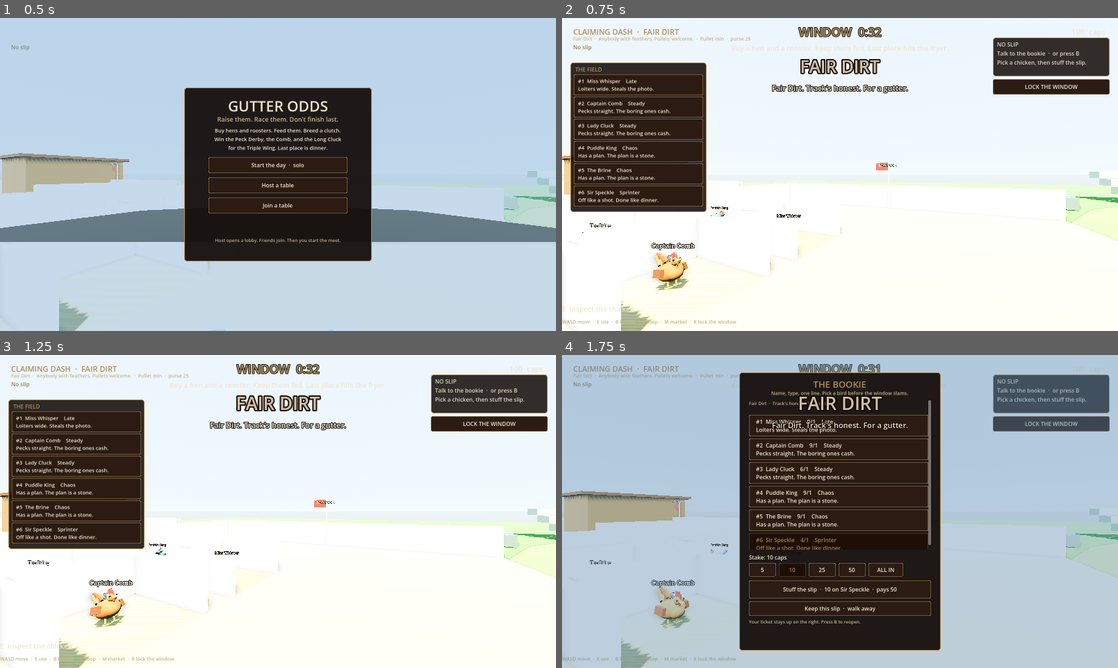
Above: before the commit, frames 1-4 (two rows, left to right).
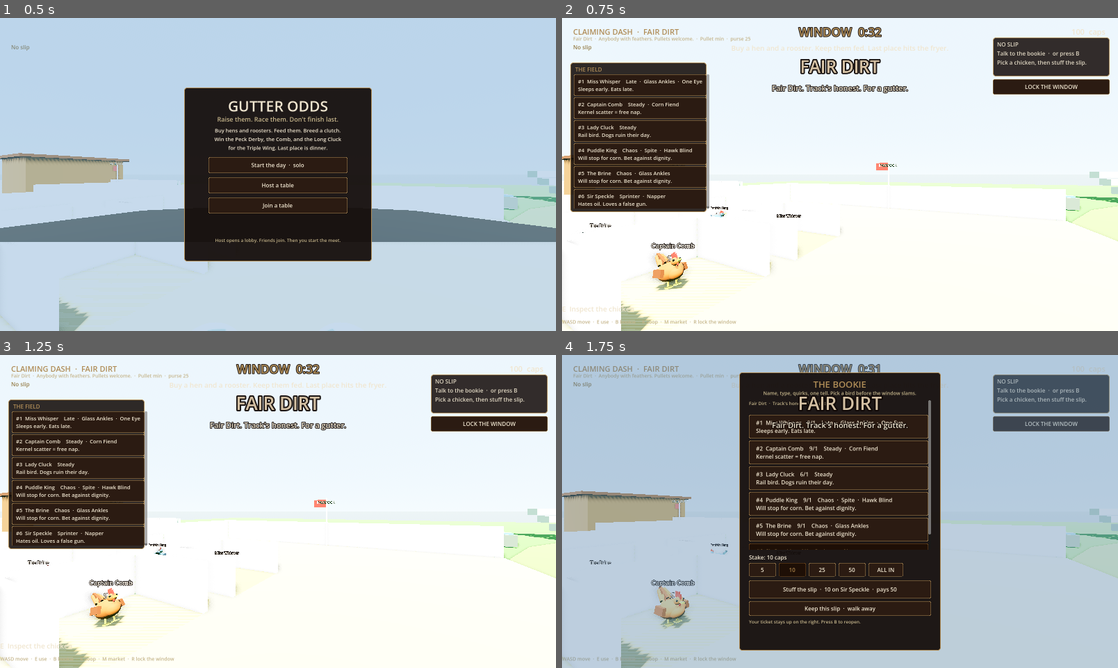
Above: after the commit, the same moments.

Repository: toadbros/gutter-odds
Game: Godot game, scene res://scenes/main.tscn
Two runs of this game, one before a commit and one after it. Both use one fixed random seed, a clock stepped at 60 frames per second and the inputs below.
Inputs (mouse positions are in pixels of both pictures, inside the frame that each line leads up to):
- Up to frame 1 (0.5 s): no input
- Up to frame 2 (0.75 s): click "Start the day · solo" at 0.5 s
- Up to frame 3 (1.25 s): no input
- Up to frame 4 (1.75 s): click (639, 533) at 1.25 s, where only the run before the commit has a clickable "#6 Sir Speckle Sprinter Off l…"

Frame 1 is identical in both runs. In frame 2, 3.3% of the frame differs, in the area x 2-27%, y 18-61%; in frame 3, 3.3%; in frame 4, 3.8%, in the area x 33-67%, y 11-63%.

Commit message:
W2-T1: Trait x event tells on the OPEN bet card.
Each field row keeps name + archetype + up to two quirks, then one locked chemistry/default tell so the funny match is obvious before the gun.

Co-authored-by: toadbros <toadbros@users.noreply.github.com>

Diff:
--- a/scripts/chicken_stock.gd
+++ b/scripts/chicken_stock.gd
@@ -239,6 +239,20 @@
 	return _bird_traits(bird).has(trait_id)
 
 
+static func quirk_names(bird) -> PackedStringArray:
+	var out: PackedStringArray = []
+	var ids := _bird_traits(bird)
+	for i in mini(ids.size(), 2):
+		var label := trait_name(ids[i])
+		if not label.is_empty():
+			out.append(label)
+	return out
+
+
+static func quirk_line(bird) -> String:
+	return "  ·  ".join(quirk_names(bird))
+
+
 static func trait_summary(bird) -> String:
 	var ids := _bird_traits(bird)
 	if ids.is_empty():
--- a/scripts/hud.gd
+++ b/scripts/hud.gd
@@ -543,10 +543,10 @@
 			i + 1,
 			snail.display_name,
 			snail.odds_text(),
-			snail.archetype_name(),
-			snail.archetype_line(),
+			snail.bet_card_title(),
+			snail.card_tell(),
 		]
-		row.custom_minimum_size = Vector2(500, 62)
+		row.custom_minimum_size = Vector2(500, 68)
 		row.alignment = HORIZONTAL_ALIGNMENT_LEFT
 		_style_button(row)
 		var idx: int = i
@@ -582,10 +582,10 @@
 		row.text = "#%d  %s    %s\n%s" % [
 			i + 1,
 			snail.display_name,
-			snail.archetype_name(),
-			snail.archetype_line(),
+			snail.bet_card_title(),
+			snail.card_tell(),
 		]
-		row.custom_minimum_size = Vector2(360, 56)
+		row.custom_minimum_size = Vector2(360, 62)
 		row.alignment = HORIZONTAL_ALIGNMENT_LEFT
 		_style_button(row)
 		row.add_theme_font_size_override("font_size", 15)
@@ -1185,7 +1185,7 @@
 	title.offset_top = 16
 	title.offset_bottom = 52
 	title.horizontal_alignment = HORIZONTAL_ALIGNMENT_CENTER
-	var hint := _label(panel, "Name, type, one line. Pick a bird before the window slams.", 14, Vector2(24, 52), MUTED)
+	var hint := _label(panel, "Name, type, quirks, one tell. Pick a bird before the window slams.", 14, Vector2(24, 52), MUTED)
 	hint.set_anchors_preset(Control.PRESET_TOP_WIDE)
 	hint.offset_left = 24
 	hint.offset_right = -24
--- a/scripts/main.gd
+++ b/scripts/main.gd
@@ -17,6 +17,9 @@
 		return
 	if OS.get_cmdline_user_args().has("--feel-smoke"):
 		_run_feel_smoke()
+		return
+	if OS.get_cmdline_user_args().has("--tell-smoke"):
+		_run_tell_smoke()
 		return
 	_run_headless_smoke()
 
@@ -83,6 +86,7 @@
 			return
 		if cards.n == 0:
 			_print_bet_card_smoke()
+			_print_tell_card_smoke()
 		if cards.n >= 5:
 			return
 		get_tree().create_timer(0.12).timeout.connect(func() -> void:
@@ -170,17 +174,23 @@
 		var snail: Snail = manager.field[i]
 		var arch := snail.archetype_name()
 		var line := snail.archetype_line()
+		var tell := snail.card_tell()
+		var card := snail.bet_card_text()
 		var payload := snail.to_field_payload()
 		print(
 			"SMOKE: betcard=", i + 1,
 			" name=", snail.display_name,
 			" arch=", arch,
 			" line=", line,
+			" tell=", tell,
+			" quirks=", snail.quirk_line(),
 			" odds=", snail.odds_text(),
 			" payload_arch=", int(payload.get("archetype", -1))
 		)
 		if snail.display_name.is_empty() or line.is_empty() or not allowed.has(arch):
 			push_error("SMOKE: unreadable bet card #%d" % (i + 1))
+		if tell.is_empty() or not card.contains(arch) or not card.contains(tell):
+			push_error("SMOKE: missing T4/T1 card text #%d" % (i + 1))
 		if int(payload.get("archetype", -1)) != int(snail.archetype):
 			push_error("SMOKE: field payload drifted on #%d" % (i + 1))
 		seen[arch] = true
@@ -203,6 +213,115 @@
 		if hud.has_method("close_panels"):
 			hud.call("close_panels")
 	print("SMOKE: bet cards readable. types=", seen.keys())
+
+
+func _run_tell_smoke() -> void:
+	_assert_tell_copy()
+	Game.phase_changed.connect(func(phase: Game.Phase) -> void:
+		print("SMOKE: tell phase=", phase)
+		if phase != Game.Phase.OPEN:
+			return
+		_print_tell_card_smoke()
+		get_tree().quit()
+	)
+	await get_tree().process_frame
+	await get_tree().process_frame
+	Game.begin_night()
+
+
+func _print_tell_card_smoke() -> void:
+	var manager := get_tree().get_first_node_in_group("race_manager") as RaceManager
+	if manager == null:
+		push_error("SMOKE: no race manager for tells")
+		return
+	_assert_tell_copy()
+	var prev_cond := manager.card_condition
+	var saved: Array = []
+	for snail in manager.field:
+		saved.append(snail.traits.duplicate())
+	manager.stamp_tell_smoke_traits()
+	manager.force_card_condition(RaceChaos.Condition.KERNEL_SCATTER)
+	var corn_hits := 0
+	var t4_hits := 0
+	print("SMOKE: force_condition=", RaceChaos.condition_name(manager.card_condition))
+	for i in manager.field.size():
+		var snail: Snail = manager.field[i]
+		var row := snail.bet_card_text()
+		var payload := snail.to_field_payload()
+		var peer := RaceChaos.card_tell(
+			int(payload.get("archetype", -1)),
+			payload.get("traits", []),
+			int(manager.card_condition),
+			RaceChaos.LiveEvent.NONE
+		)
+		print("SMOKE: tell_row=", i + 1, " cond=Kernel Scatter text=", row.replace("\n", " | "))
+		if snail.archetype_line().is_empty() or not row.contains(snail.archetype_name()):
+			push_error("SMOKE: T4 archetype missing on tell row #%d" % (i + 1))
+		else:
+			t4_hits += 1
+		if snail.card_tell().is_empty():
+			push_error("SMOKE: empty tell on #%d" % (i + 1))
+		if peer != snail.card_tell():
+			push_error("SMOKE: host/client tell desync on #%d" % (i + 1))
+		if row.contains(RaceChaos.TELL_CHAOS_CORN) or row.contains(RaceChaos.TELL_HUNGRY_CORN):
+			corn_hits += 1
+	if corn_hits <= 0:
+		push_error("SMOKE: kernel card missing corn chemistry")
+	print("SMOKE: kernel chemistry rows=", corn_hits, " t4=", t4_hits)
+	manager.force_card_condition(RaceChaos.Condition.GREASE_DRIP)
+	var oil_hits := 0
+	print("SMOKE: force_condition=", RaceChaos.condition_name(manager.card_condition))
+	for i in manager.field.size():
+		var snail: Snail = manager.field[i]
+		var row := snail.bet_card_text()
+		print("SMOKE: tell_row=", i + 1, " cond=Grease Drip text=", row.replace("\n", " | "))
+		if row.contains(RaceChaos.TELL_SPRINTER_OIL) or row.contains(RaceChaos.TELL_GREASE_LUCKY):
+			oil_hits += 1
+	if oil_hits <= 0:
+		push_error("SMOKE: grease card missing skillet chemistry")
+	print("SMOKE: grease chemistry rows=", oil_hits)
+	for i in manager.field.size():
+		manager.field[i].traits = ChickenStock.traits_from(saved[i])
+	manager.force_card_condition(prev_cond)
+	print("SMOKE: tell cards ok")
+
+
+func _assert_tell_copy() -> void:
+	var corn := RaceChaos.Condition.KERNEL_SCATTER
+	var oil := RaceChaos.Condition.GREASE_DRIP
+	var dust := RaceChaos.Condition.DUST_BOWL
+	var storm := RaceChaos.Condition.STORM_COMING
+	var fair := RaceChaos.Condition.FAIR_DIRT
+	var hungry: Array = [ChickenStock.Trait.CORN_FIEND]
+	var grease: Array = [ChickenStock.Trait.GREASE_LEGS]
+	_expect_tell(2, [], corn, 0, RaceChaos.TELL_CHAOS_CORN, "chaos_corn")
+	_expect_tell(1, hungry, corn, 0, RaceChaos.TELL_HUNGRY_CORN, "hungry_corn")
+	_expect_tell(0, [], oil, 0, RaceChaos.TELL_SPRINTER_OIL, "sprinter_oil")
+	_expect_tell(0, [], fair, RaceChaos.LiveEvent.FALSE_GUN, RaceChaos.TELL_SPRINTER_GUN, "sprinter_gun")
+	_expect_tell(1, [], dust, 0, RaceChaos.TELL_STEADY_DOG, "steady_dog")
+	_expect_tell(3, [], storm, 0, RaceChaos.TELL_LATE_HAWK, "late_hawk")
+	_expect_tell(1, grease, oil, 0, RaceChaos.TELL_GREASE_LUCKY, "grease_lucky")
+	_expect_tell(1, hungry, fair, 0, RaceChaos.TELL_HUNGRY, "hungry_default")
+	_expect_tell(0, [], fair, 0, RaceChaos.TELL_SPRINTER, "sprinter_default")
+	_expect_tell(1, [], fair, 0, RaceChaos.TELL_STEADY, "steady_default")
+	_expect_tell(2, [], fair, 0, RaceChaos.TELL_CHAOS, "chaos_default")
+	_expect_tell(3, [], fair, 0, RaceChaos.TELL_LATE, "late_default")
+	_expect_tell(2, hungry, corn, 0, RaceChaos.TELL_CHAOS_CORN, "chaos_over_hungry")
+	_expect_tell(0, grease, oil, 0, RaceChaos.TELL_SPRINTER_OIL, "sprinter_over_grease")
+	var bird := {"archetype": 2, "traits": hungry}
+	var host := RaceChaos.card_tell(2, hungry, corn)
+	var peer := RaceChaos.card_tell(int(bird.get("archetype", -1)), bird.get("traits", []), corn)
+	print("SMOKE: tell_peer=", peer)
+	if host != peer or peer != RaceChaos.TELL_CHAOS_CORN:
+		push_error("SMOKE: 6p derived tell drifted")
+	print("SMOKE: tell copy ok")
+
+
+func _expect_tell(arch: int, traits: Array, condition: int, event: int, want: String, label: String) -> void:
+	var got := RaceChaos.card_tell(arch, traits, condition, event)
+	print("SMOKE: tell_", label, "=", got)
+	if got != want:
+		push_error("SMOKE: tell %s want [%s] got [%s]" % [label, want, got])
 
 
 func _run_feel_smoke() -> void:
--- a/scripts/race_chaos.gd
+++ b/scripts/race_chaos.gd
@@ -36,6 +36,22 @@
 	"Crowd Squeeze",
 ]
 
+# Locked W2-T1 card tells. One line, laugh-first. Do not invent a second wiki.
+const TELL_CHAOS_CORN := "Chaos birds love corn. Problem."
+const TELL_HUNGRY_CORN := "Hungry. Don’t trust the dirt."
+const TELL_SPRINTER_OIL := "Fast until the skillet."
+const TELL_SPRINTER_GUN := "Jumps at bangs. Sometimes wins."
+const TELL_STEADY_DOG := "Safe on the rail. Until dogs."
+const TELL_SPOOKY_HAWK := "Hates the sky."
+const TELL_LATE_HAWK := "Waits out the dive."
+const TELL_GREASE_LUCKY := "Skillet doesn’t scare this one."
+const TELL_GLUE_BEAK := "Will stop to eat. Guaranteed."
+const TELL_HUNGRY := "Kernel scatter = free nap."
+const TELL_SPRINTER := "Hates oil. Loves a false gun."
+const TELL_STEADY := "Rail bird. Dogs ruin their day."
+const TELL_CHAOS := "Will stop for corn. Bet against dignity."
+const TELL_LATE := "Sleeps early. Eats late."
+
 
 static func condition_name(condition: int) -> String:
 	var i := clampi(condition, 0, CONDITION_NAMES.size() - 1)
@@ -55,6 +71,65 @@
 static func event_title(event: int) -> String:
 	var name := event_name(event)
 	return name.to_upper() if not name.is_empty() else ""
+
+
+static func is_corn_card(condition: int, event: int = LiveEvent.NONE) -> bool:
+	return condition == Condition.KERNEL_SCATTER or event == LiveEvent.CORN_RAIN
+
+
+static func is_oil_card(condition: int, event: int = LiveEvent.NONE) -> bool:
+	return condition == Condition.GREASE_DRIP or event == LiveEvent.OIL_SLICK
+
+
+static func is_dog_card(condition: int, event: int = LiveEvent.NONE) -> bool:
+	return condition == Condition.DUST_BOWL or event == LiveEvent.LOOSE_DOG
+
+
+static func is_hawk_card(condition: int, event: int = LiveEvent.NONE) -> bool:
+	return condition == Condition.STORM_COMING or event == LiveEvent.HAWK
+
+
+# One tell. Chemistry (tonight's card) beats quirk/archetype defaults.
+# Priority: Chaos/Hungry/Glue-Beak corn > Sprinter oil > Steady dog > Hawk pairs > rest.
+# CORN_FIEND = Hungry (and Glue-Beak when no corn match). GREASE_LEGS = Grease-Lucky.
+# HAWK_BLIND is calm, not Spooky — mapping it to "Hates the sky." would lie.
+static func card_tell(arch: int, traits: Variant, condition: int, event: int = LiveEvent.NONE) -> String:
+	var ids := ChickenStock.traits_from(traits)
+	var hungry := ids.has(ChickenStock.Trait.CORN_FIEND)
+	var grease_lucky := ids.has(ChickenStock.Trait.GREASE_LEGS)
+	var corn := is_corn_card(condition, event)
+	var oil := is_oil_card(condition, event)
+	var dog := is_dog_card(condition, event)
+	var hawk := is_hawk_card(condition, event)
+	var bang := event == LiveEvent.FALSE_GUN
+	if corn and arch == 2:
+		return TELL_CHAOS_CORN
+	if corn and hungry:
+		return TELL_HUNGRY_CORN
+	if oil and arch == 0:
+		return TELL_SPRINTER_OIL
+	if dog and arch == 1:
+		return TELL_STEADY_DOG
+	if hawk and arch == 3:
+		return TELL_LATE_HAWK
+	if oil and grease_lucky:
+		return TELL_GREASE_LUCKY
+	if bang and arch == 0:
+		return TELL_SPRINTER_GUN
+	if hungry:
+		return TELL_HUNGRY
+	if grease_lucky:
+		return TELL_GREASE_LUCKY
+	match arch:
+		0:
+			return TELL_SPRINTER
+		1:
+			return TELL_STEADY
+		2:
+			return TELL_CHAOS
+		3:
+			return TELL_LATE
+	return ""
 
 
 static func event_callout(event: int) -> String:
--- a/scripts/race_manager.gd
+++ b/scripts/race_manager.gd
@@ -292,11 +292,13 @@
 		get_tree().call_group("stadium", "show_live_event", live_event, event_at)
 	elif live_event == RaceChaos.LiveEvent.NONE and prev_event != RaceChaos.LiveEvent.NONE:
 		get_tree().call_group("stadium", "clear_live_event")
-	if card_condition != prev_cond and Game.phase == Game.Phase.OPEN:
-		Game.event_announce("%s. %s" % [
-			RaceChaos.condition_name(card_condition),
-			RaceChaos.condition_tell(card_condition),
-		], 0)
+	if card_condition != prev_cond:
+		if Game.phase == Game.Phase.OPEN:
+			Game.event_announce("%s. %s" % [
+				RaceChaos.condition_name(card_condition),
+				RaceChaos.condition_tell(card_condition),
+			], 0)
+		Game.bet_changed.emit()
 
 
 func apply_network_event(payload: Dictionary) -> void:
@@ -942,6 +944,28 @@
 		return
 	force_live_event(picked)
 	get_viewport().set_input_as_handled()
+
+
+func force_card_condition(condition: int) -> void:
+	card_condition = condition
+	get_tree().call_group("stadium", "apply_card_condition", card_condition)
+	_refresh_board()
+	Game.bet_changed.emit()
+
+
+func stamp_tell_smoke_traits() -> void:
+	for snail in field:
+		var ids: Array[int] = []
+		match snail.archetype:
+			Snail.Archetype.CHAOS:
+				ids = ChickenStock.traits_from([ChickenStock.Trait.CORN_FIEND])
+			Snail.Archetype.SPRINTER:
+				ids = ChickenStock.traits_from([ChickenStock.Trait.GREASE_LEGS])
+			Snail.Archetype.STEADY:
+				ids = ChickenStock.traits_from([ChickenStock.Trait.RAIL_RAT])
+		snail.traits = ids
+	_refresh_board()
+	Game.bet_changed.emit()
 
 
 func force_live_event(event: int) -> void:
@@ -1305,8 +1329,8 @@
 	])
 	for snail in field:
 		var mark := " *" if snail.owner_id == NetPlay.local_id() and not snail.chicken_id.begins_with("npc_") else ""
-		lines.append("%s%s    %s    %s" % [snail.display_name, mark, snail.archetype_name(), snail.odds_text()])
-		lines.append("  %s" % snail.archetype_line())
+		lines.append("%s%s    %s    %s" % [snail.display_name, mark, snail.bet_card_title(), snail.odds_text()])
+		lines.append("  %s" % snail.card_tell())
 	board.text = "\n".join(lines)
 	var sched := get_tree().get_first_node_in_group("schedule_board") as Label3D
 	if sched:
--- a/scripts/snail.gd
+++ b/scripts/snail.gd
@@ -720,8 +720,34 @@
 	return ChickenStock.archetype_line(int(archetype))
 
 
+func quirk_names() -> PackedStringArray:
+	return ChickenStock.quirk_names(self)
+
+
+func quirk_line() -> String:
+	return ChickenStock.quirk_line(self)
+
+
+func bet_card_title() -> String:
+	var bits: PackedStringArray = [archetype_name()]
+	bits.append_array(quirk_names())
+	return "  ·  ".join(bits)
+
+
+func card_tell() -> String:
+	var event := RaceChaos.LiveEvent.NONE
+	var manager := get_tree().get_first_node_in_group("race_manager")
+	if manager:
+		event = int(manager.live_event)
+	return RaceChaos.card_tell(int(archetype), traits, Game.card_condition(), event)
+
+
 func bet_card_text() -> String:
-	return "%s  ·  %s  ·  %s" % [display_name, archetype_name(), archetype_line()]
+	var tell := card_tell()
+	var headline := "%s  ·  %s" % [display_name, bet_card_title()]
+	if tell.is_empty():
+		return headline
+	return "%s\n%s" % [headline, tell]
 
 
 func _begin_slide(frac: float) -> void:
